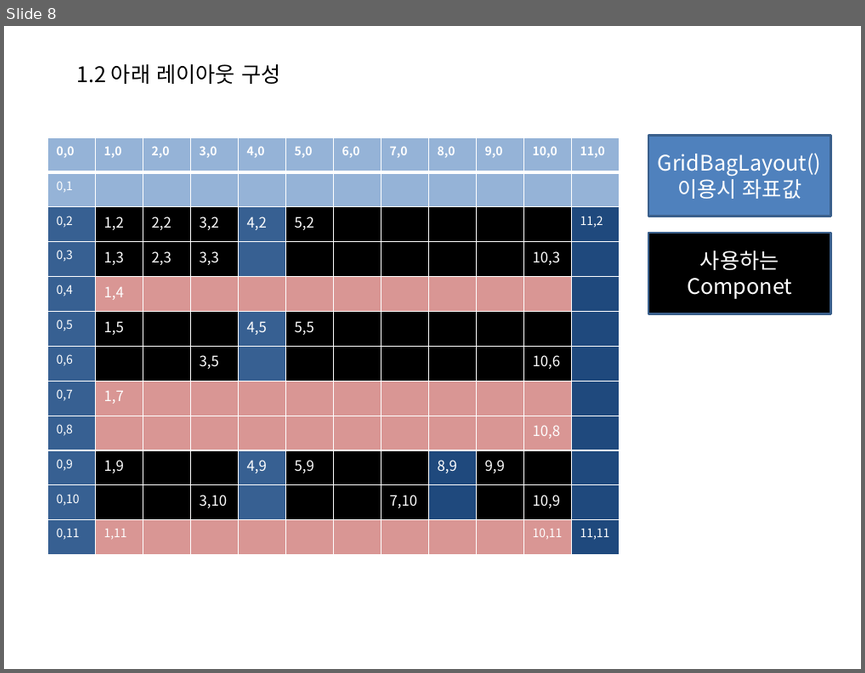
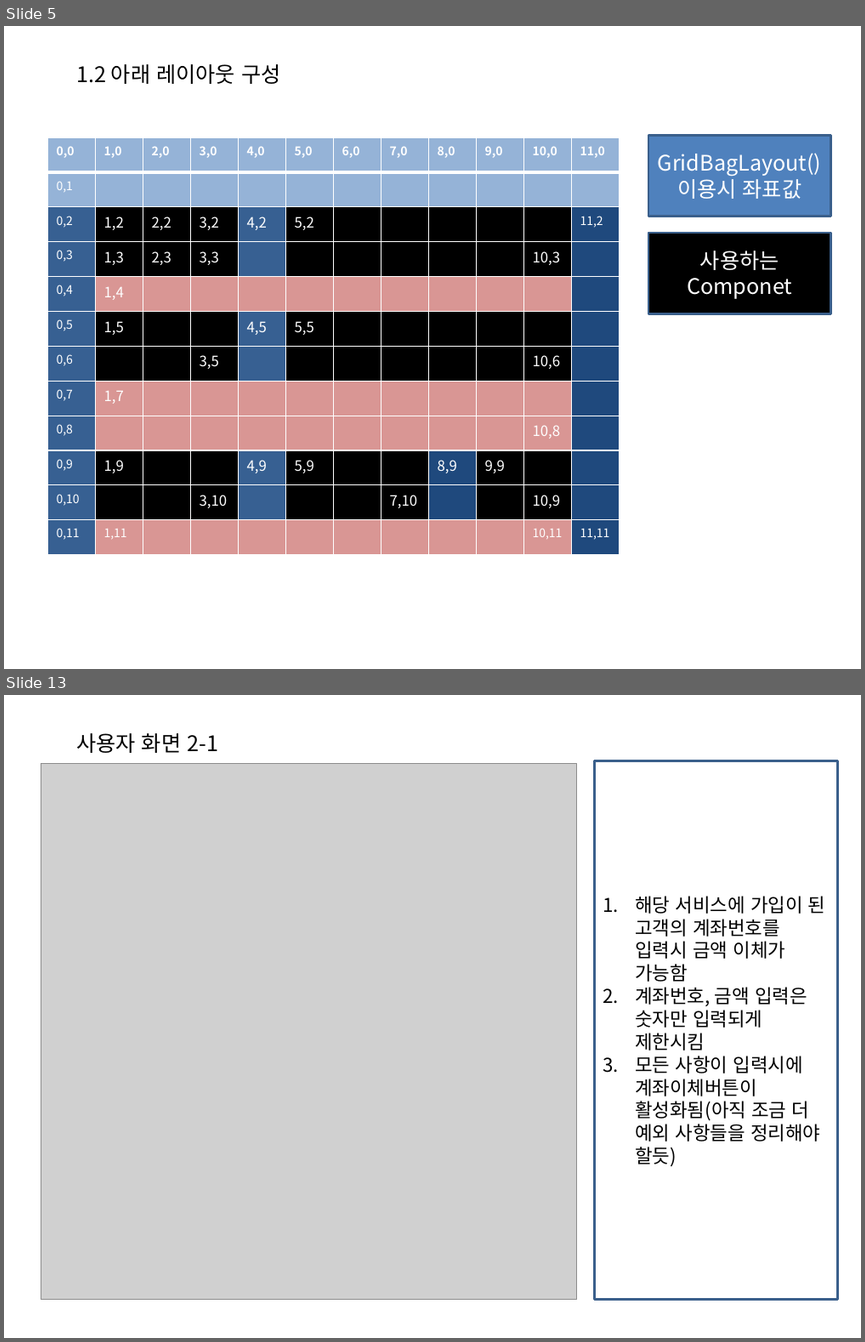
Before and after one commit to S-Onix/BankSystemProject, a slide deck: BankSystem/documentation/banksystem.pptx. Shown one above the other, each under a label of ours: slide 8 before the commit, slides 5 and 13 after it; the slides between them are not shown. The pictures are 865x673 and 865x1342 pixels, drawn with LibreOffice and Linux fonts; fonts in the diff are those of the drawing; grey boxes stand for pictures. Boxes give left, top, right and bottom in pixels: in the first picture for what was removed or moved away, otherwise in the second. Text is boxed around its words. In the diff, an @@ line names an element or a change of style, - is before the commit and + after.

```diff
--- a/BankSystem/documentation/banksystem.pptx
+++ b/BankSystem/documentation/banksystem.pptx
@@ slide 13 added at bbox=[4, 695, 861, 1338], background #FFFFFF @@
@@ text added at bbox=[76, 733, 218, 753], 18 pt, text #000000 @@
+사용자 화면 2-1
@@ picture added at bbox=[41, 764, 576, 1299] @@
@@ rectangle added at bbox=[595, 761, 837, 1299], fill #FFFFFF, outline #3A5F8C 2 pt, 16 pt, text #000000 @@
+1. 해당 서비스에 가입이 된 고객의 계좌번호를 입력시 금액 이체가 가능함
+2. 계좌번호, 금액 입력은 숫자만 입력되게 제한시킴
+3. 모든 사항이 입력시에 계좌이체버튼이 활성화됨(아직 조금 더 예외 사항들을 정리해야 할듯)
@@ what was slide 8 is now slide 5 @@
```
Also in this commit, not shown: 3 slides changed, 22 other slides added, 9 slides removed, 8 other files.
